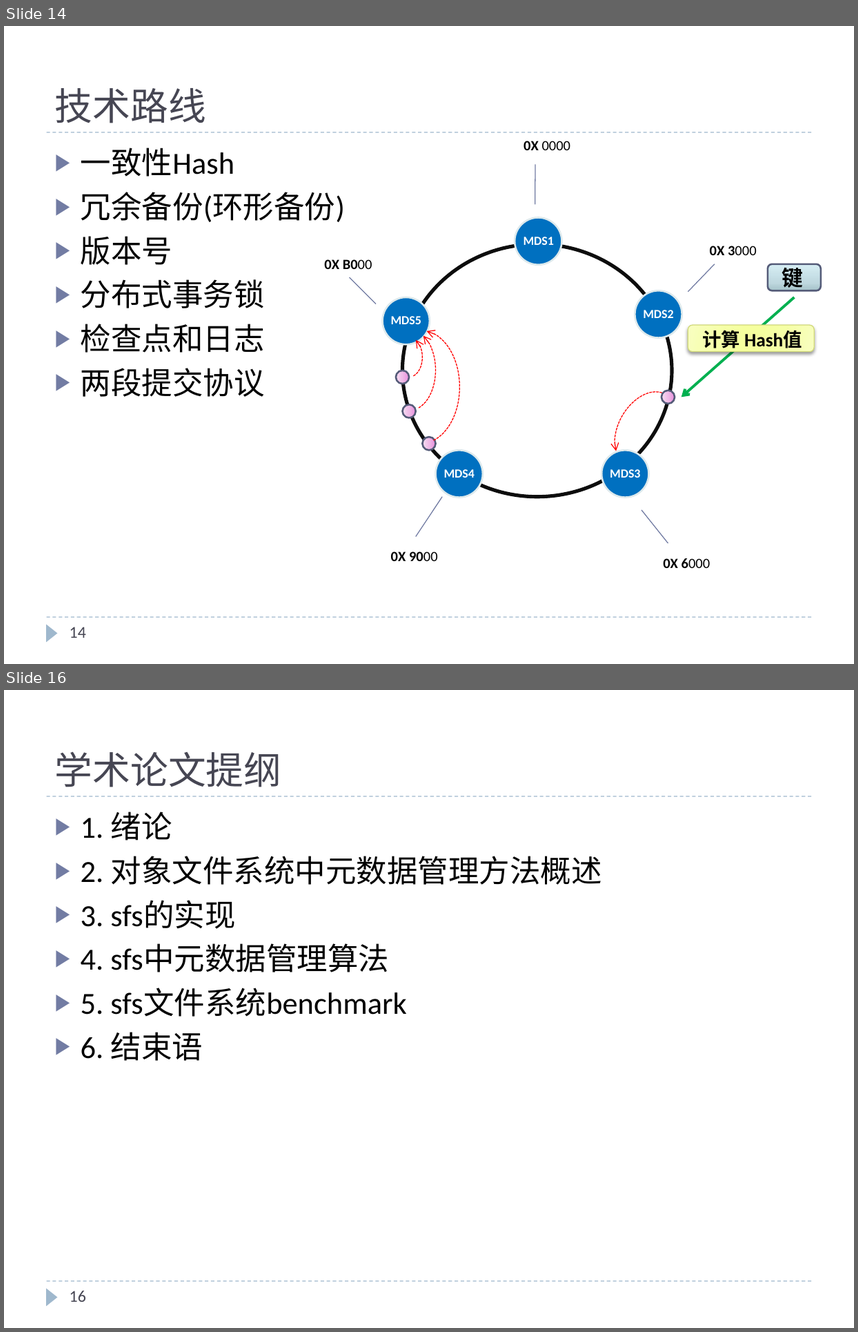
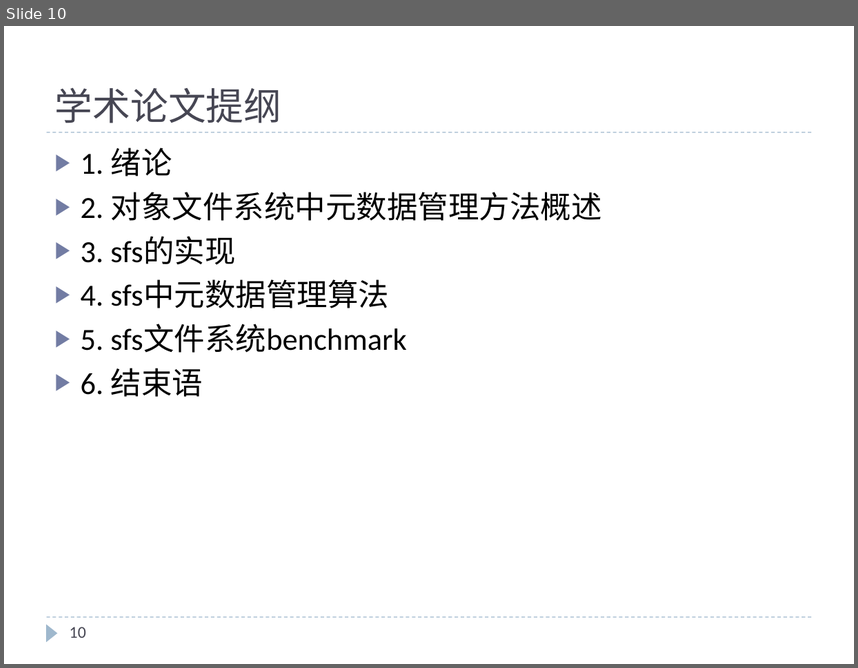
Before and after one commit to cheliequan/idning-paper, a slide deck: draft/中期.pptx. Shown one above the other, each under a label of ours: slides 14 and 16 before the commit, slide 10 after it; the slides between them are not shown. The pictures are 858x1332 and 858x668 pixels, drawn with LibreOffice and Linux fonts; fonts in the diff are those of the drawing; background and template pictures are left out. Boxes give left, top, right and bottom in pixels: in the first picture for what was removed or moved away, otherwise in the second. Text is boxed around its words. In the diff, an @@ line names an element or a change of style, - is before the commit and + after.

```diff
--- a/draft/中期.pptx
+++ b/draft/中期.pptx
@@ slide 14 removed at (4,26,854,664), background #FFFFFF; not listed: 3 template elements that a slide beside it also shows @@
@@ title removed at (55,88,206,123) @@
-技术路线
@@ text removed at (81,147,345,397) @@
-▶ 一致性Hash
-▶ 冗余备份(环形备份)
-▶ 版本号
-▶ 分布式事务锁
-▶ 检查点和日志
-▶ 两段提交协议
@@ group removed at (324,141,821,568): 10 ellipses, 10 texts, 5 lines, 4 arc (boxed as its full ellipse)s, 2 rounded rectangles, 1 arrow @@
-MDS1
-MDS2
-MDS5
-MDS3
-MDS4
-键
-计算 Hash值
-0X 0000
-0X 3000
-0X 6000
-0X 9000
-0X B000
@@ page number removed at (70,626,86,637) @@
-14
@@ what was slide 16 is now slide 10 @@
@@ page number at (70,626,86,637): text changed @@
-16
+10
```
Also in this commit, not shown: 6 slides changed, 4 slides added, 9 other slides removed, 2 other files.
